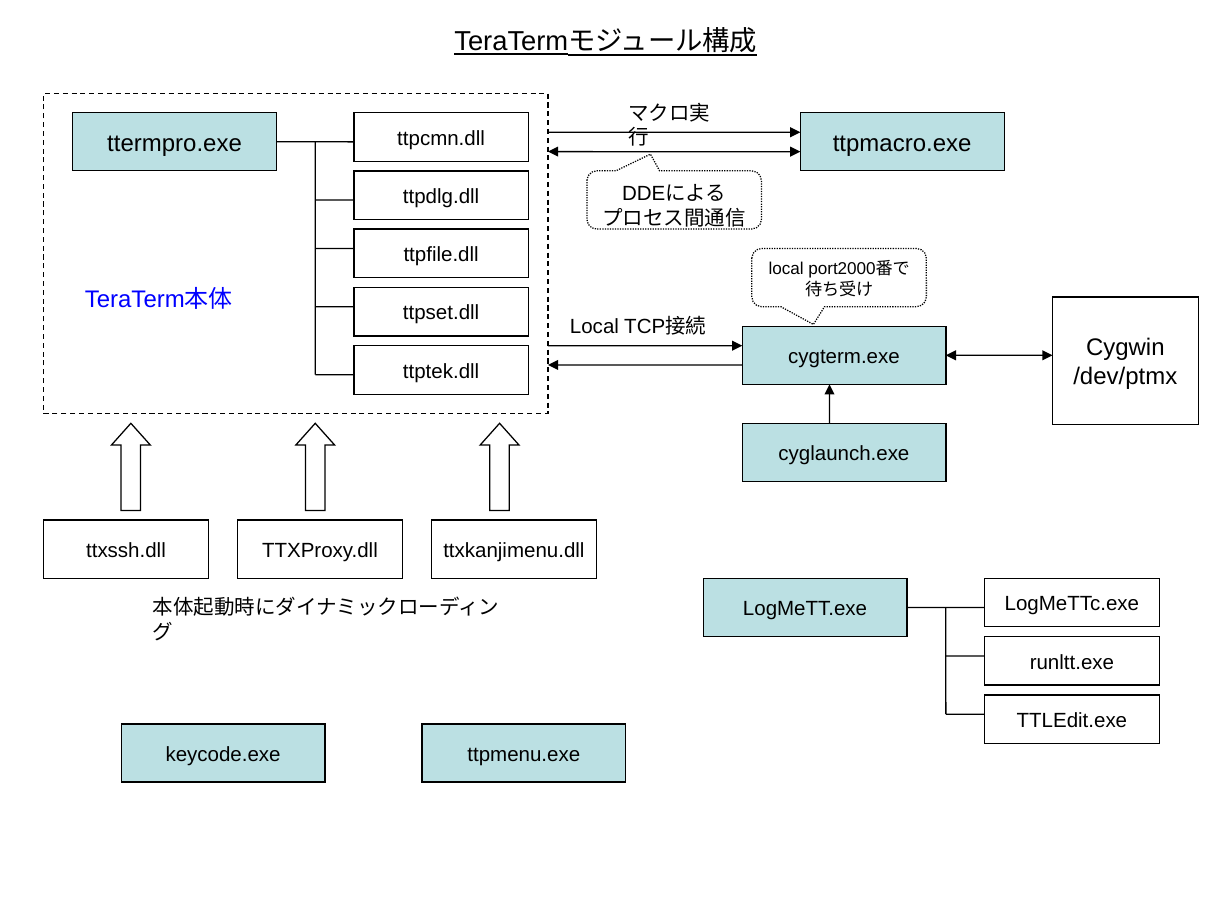
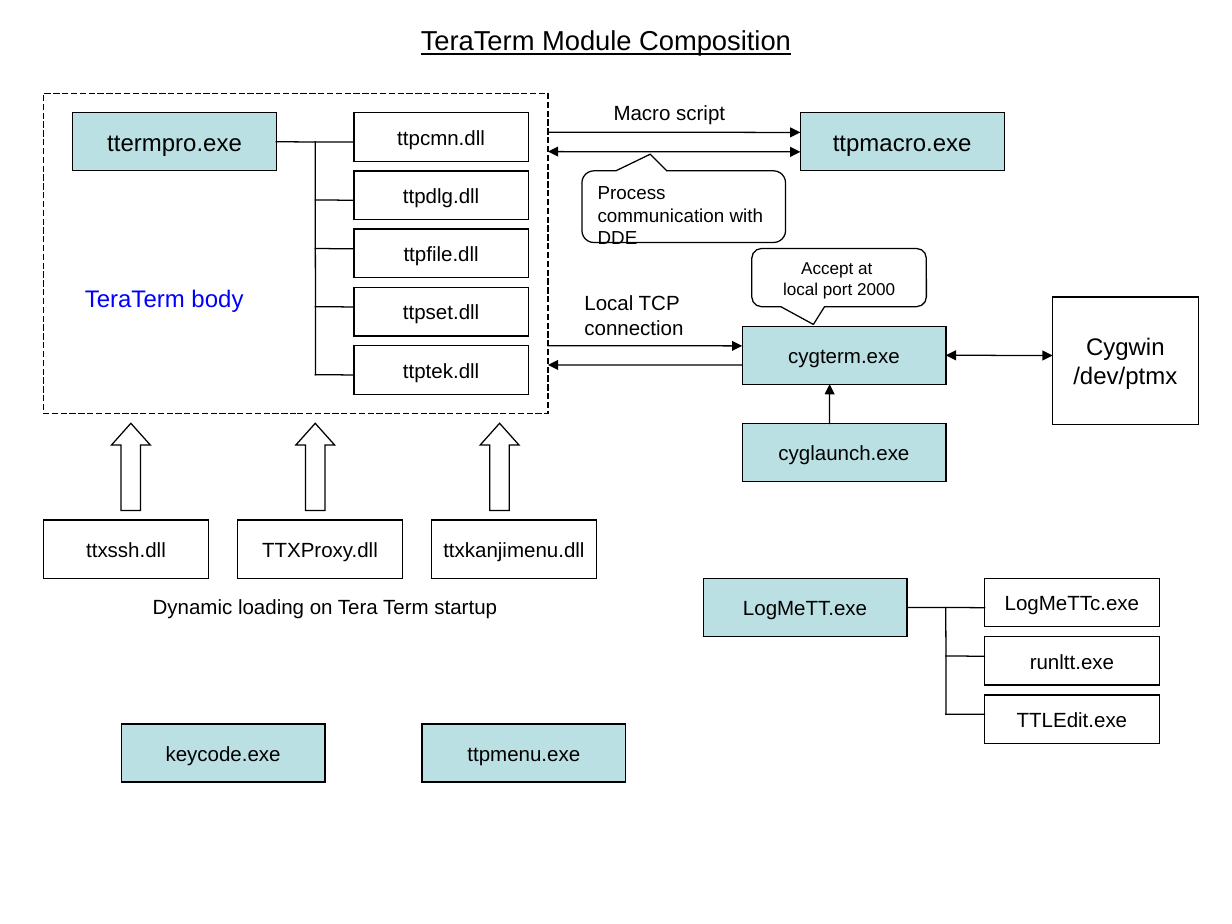
Before and after one commit to svn2github/teraterm-trunk, a slide deck: slide 1 of doc/en/html/reference/image/module_relation.ppt. Drawn at 1232x924 pixels with LibreOffice and Linux fonts; fonts in the diff are those of the drawing. Boxes give left, top, right and bottom in pixels: in the first picture for what was removed or moved away, otherwise in the second. Text is boxed around its words. In the diff, an @@ line names an element or a change of style, - is before the commit and + after.

Commit message:
モジュール構成の図を英訳した。 現在、手持ちの環境には Microsoft Office がないので、LibreOffice で編集した。

```diff
--- a/doc/en/html/reference/image/module_relation.ppt
+++ b/doc/en/html/reference/image/module_relation.ppt
@@ title at bbox=[421, 30, 791, 56]: text changed @@
-TeraTermモジュール構成
+TeraTerm Module Composition
@@ rectangle at bbox=[43, 94, 547, 414]: outline #000000 0.74 pt dashed to #000000 0.74 pt @@
@@ text at bbox=[614, 105, 725, 124]: text changed @@
-マクロ実行
+Macro script
@@ rounded speech box "Process communication with DDE": place and size @@
-rounded speech box "Process communication with DDE" at bbox=[586, 171, 761, 229]
+rounded speech box "Process communication with DDE" at bbox=[582, 171, 785, 243]
@@ rounded speech box "Process communication with DDE" at bbox=[582, 171, 785, 243]: outline #000000 0.74 pt dashed to #000000 0.74 pt; proportions changed @@
@@ text in rounded speech box at bbox=[598, 186, 763, 244]: text changed; size 12 to 11 pt @@
-DDEによる
-プロセス間通信
+Process communication with DDE
@@ rounded speech box "Accept at" at bbox=[752, 249, 926, 307]: outline #000000 0.74 pt dashed to #000000 0.74 pt @@
@@ text in rounded speech box at bbox=[783, 262, 895, 299]: text changed @@
-local port2000番で待ち受け
+Accept at
+local port 2000
@@ text at bbox=[85, 289, 243, 312]: text changed @@
-TeraTerm本体
+TeraTerm body
@@ text at bbox=[584, 295, 683, 336]: text changed @@
-Local TCP接続
+Local TCP connection
@@ text at bbox=[153, 599, 497, 619]: text changed @@
-本体起動時にダイナミックローディング
+Dynamic loading on Tera Term startup
```
Also in this commit, not shown: 1 other file.
